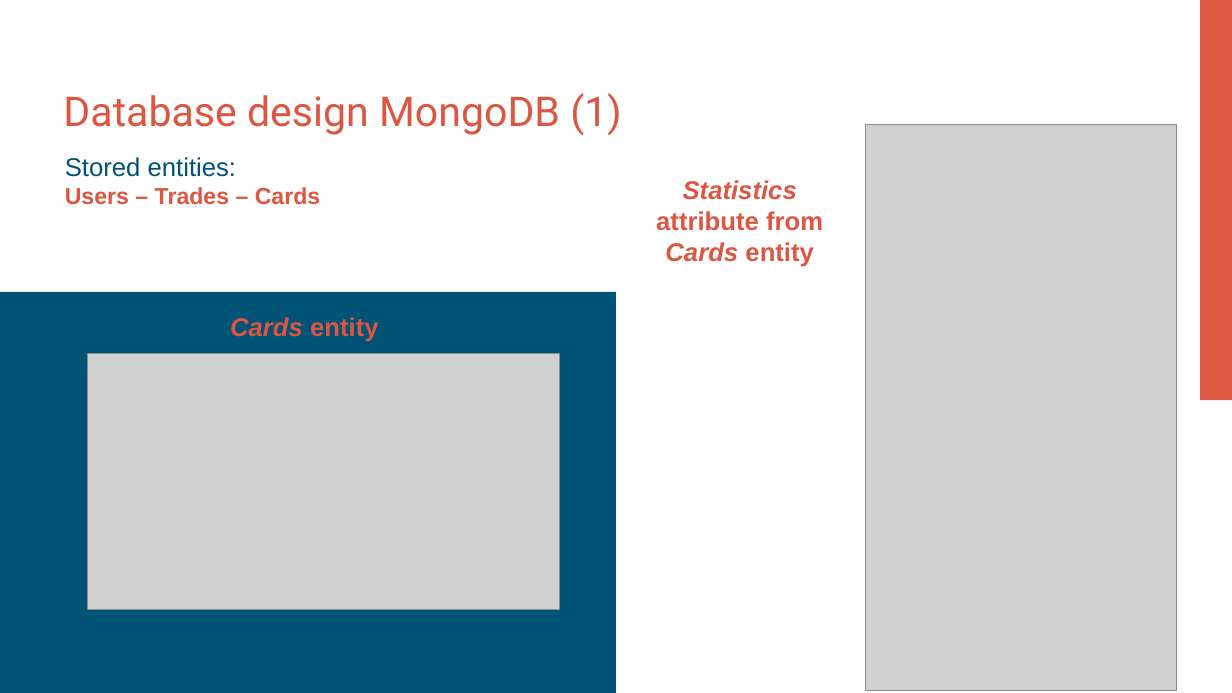
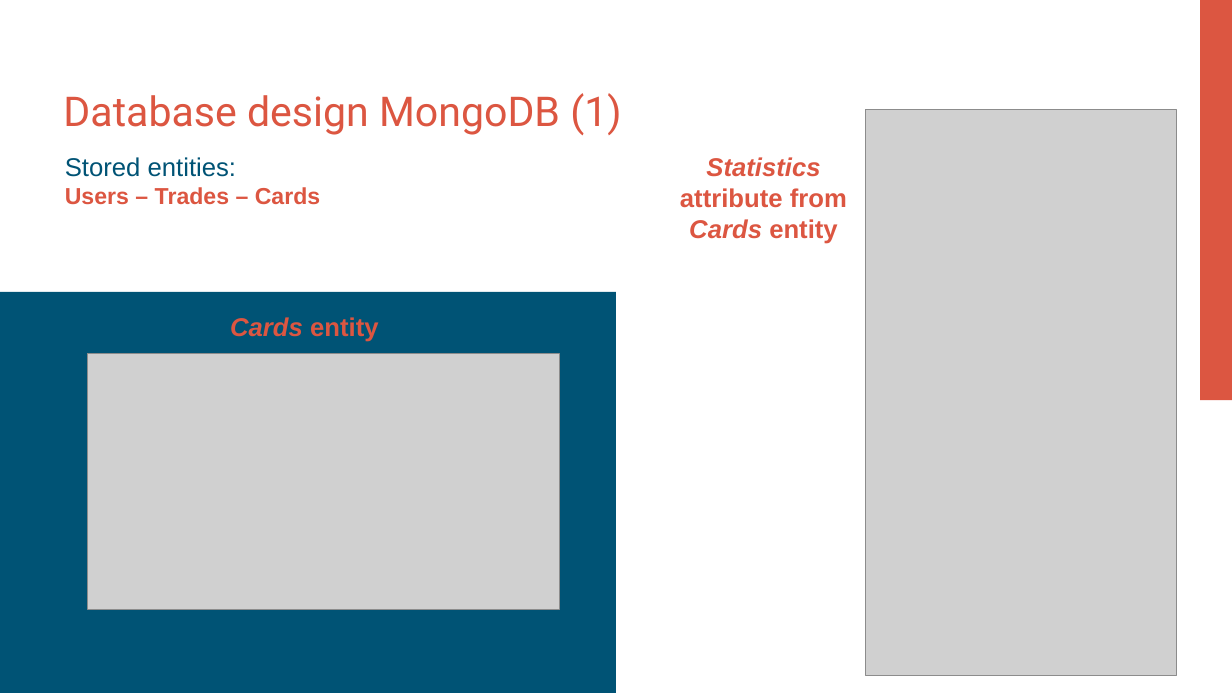
Before and after one commit to Plaza99/FantaManager, a slide deck: slide 6 of FantaManager-Presentation.pptx. Drawn at 1232x693 pixels with LibreOffice and Linux fonts; fonts in the diff are those of the drawing; grey boxes stand for pictures. Boxes give left, top, right and bottom in pixels: in the first picture for what was removed or moved away, otherwise in the second. Text is boxed around its words. In the diff, an @@ line names an element or a change of style, - is before the commit and + after.

```diff
--- a/FantaManager-Presentation.pptx
+++ b/FantaManager-Presentation.pptx
@@ picture: place and size @@
-picture at bbox=[866, 125, 1177, 690]
+picture at bbox=[866, 110, 1177, 676]
@@ text "Statistics attribute from Cards entity": place and size @@
-text "Statistics attribute from Cards entity" at bbox=[656, 180, 823, 267]
+text "Statistics attribute from Cards entity" at bbox=[680, 157, 847, 244]
```
Also in this commit, not shown: 6 other slides changed, 1 slide added.
